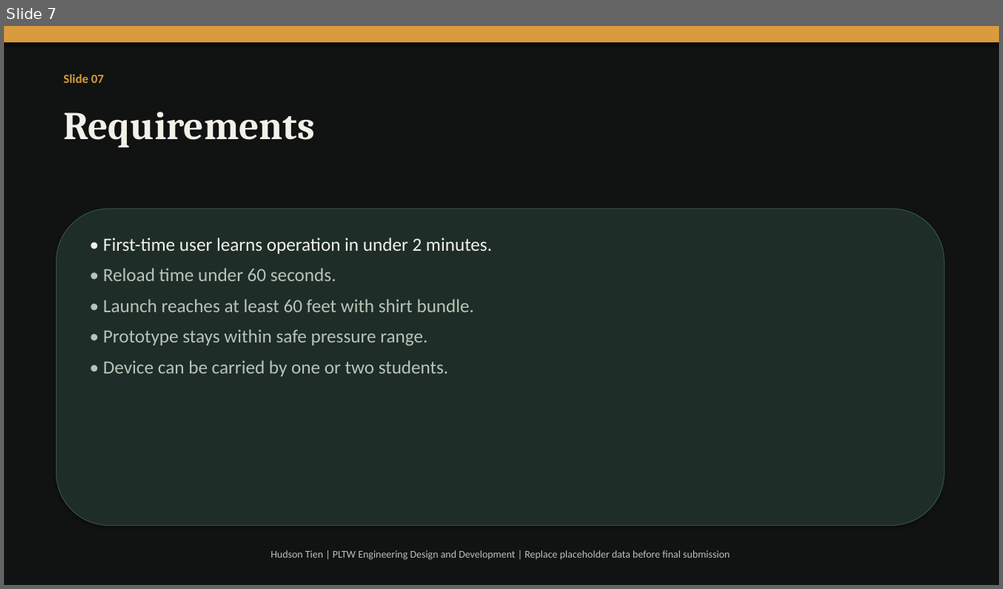
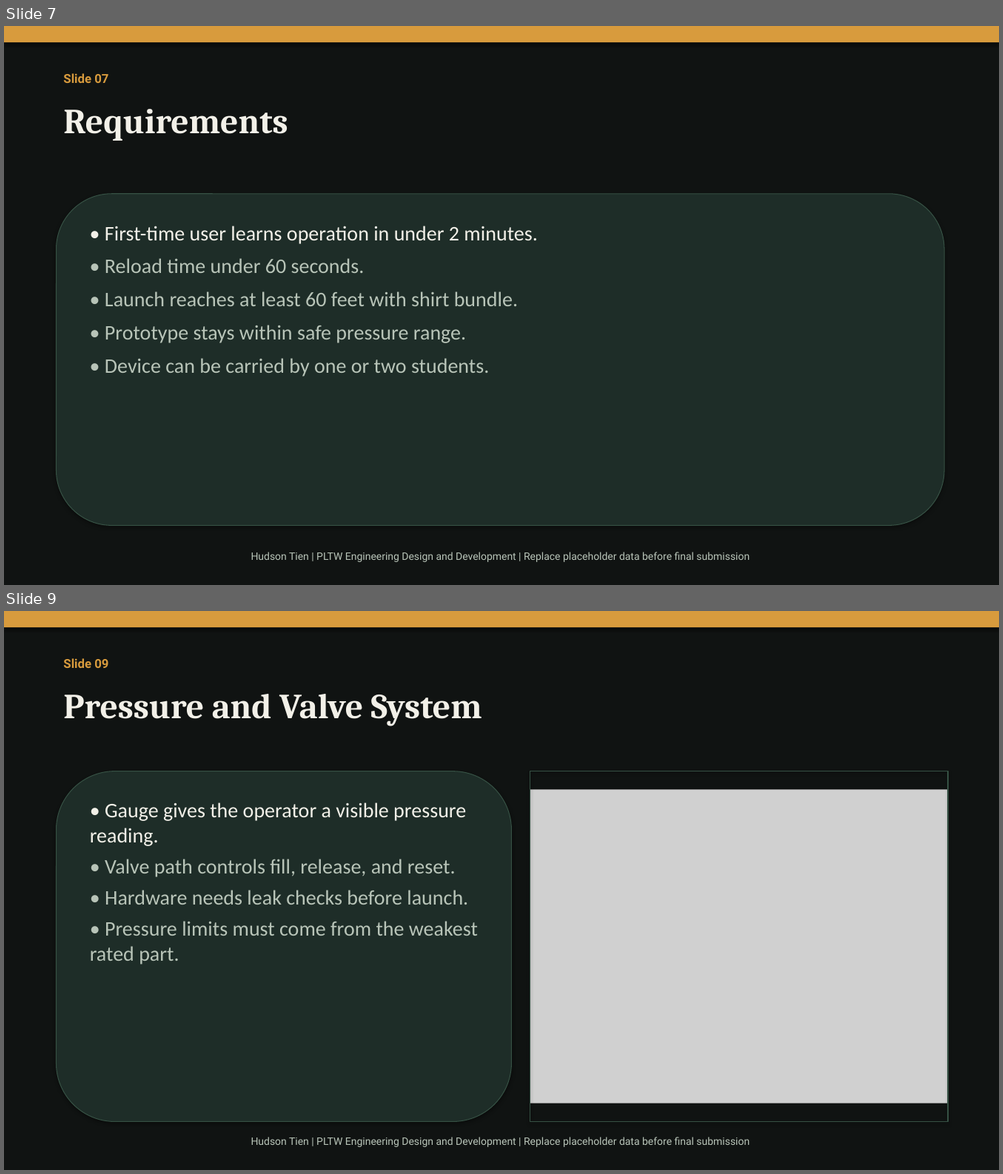
Before and after one commit to tienhdsn-000001/hudson-capstone-site, a slide deck: air-pressure-cannon-presentation.pptx. Shown one above the other, each under a label of ours: slide 7 before the commit, slides 7 and 9 after it; the slides between them are not shown. The pictures are 1003x589 and 1003x1174 pixels, drawn with LibreOffice and Linux fonts; fonts in the diff are those of the drawing; grey boxes stand for pictures. Boxes give left, top, right and bottom in pixels: in the first picture for what was removed or moved away, otherwise in the second. Text is boxed around its words. In the diff, an @@ line names an element or a change of style, - is before the commit and + after.

```diff
--- a/air-pressure-cannon-presentation.pptx
+++ b/air-pressure-cannon-presentation.pptx
@@ slide 9 added at (x1=4, y1=611, x2=999, y2=1170), background #101312 @@
@@ rectangle added at (x1=4, y1=611, x2=999, y2=627), fill #D89B3D @@
@@ text added at (x1=63, y1=658, x2=108, y2=668), 12 pt, text #D89B3D, bold @@
+Slide 09
@@ text added at (x1=63, y1=694, x2=482, y2=726), 34 pt, text #F2F0E8, bold @@
+Pressure and Valve System
@@ rounded rectangle added at (x1=57, y1=772, x2=512, y2=1122), fill #1E2D28, outline #365144 0.75 pt @@
@@ rectangle added at (x1=530, y1=772, x2=948, y2=1122), outline #365144 1 pt @@
@@ text added at (x1=90, y1=803, x2=478, y2=965), 20 pt, text #B8C4B8 @@
+• Gauge gives the operator a visible pressure reading.
+• Valve path controls fill, release, and reset.
+• Hardware needs leak checks before launch.
+• Pressure limits must come from the weakest rated part.
@@ picture added at (x1=530, y1=790, x2=948, y2=1103) @@
@@ text added at (x1=251, y1=1137, x2=749, y2=1147), 10 pt, text #B8C4B8 @@
+Hudson Tien | PLTW Engineering Design and Development | Replace placeholder data before final submission
@@ slide 7 changed as well @@
@@ text "Slide 07" at (x1=63, y1=73, x2=108, y2=83): font Calibri to Roboto @@
@@ text "Requirements" at (x1=63, y1=109, x2=287, y2=141): size 38 to 34 pt @@
@@ rounded rectangle resized from (x1=57, y1=209, x2=944, y2=526) to (x1=57, y1=194, x2=944, y2=526) @@
@@ text "• First-time user learns operation ..." moved from (x1=103, y1=238, x2=492, y2=377) to (x1=105, y1=226, x2=537, y2=377) @@
@@ text "• First-time user learns operation ..." at (x1=105, y1=226, x2=537, y2=377): size 18 to 20 pt @@
@@ text "Hudson Tien | PLTW Engineering ..." at (x1=251, y1=552, x2=749, y2=562): font Calibri to Roboto @@
```
Also in this commit, not shown: 12 other slides changed, 2 other slides added, 1 slide removed, 12 other files.
